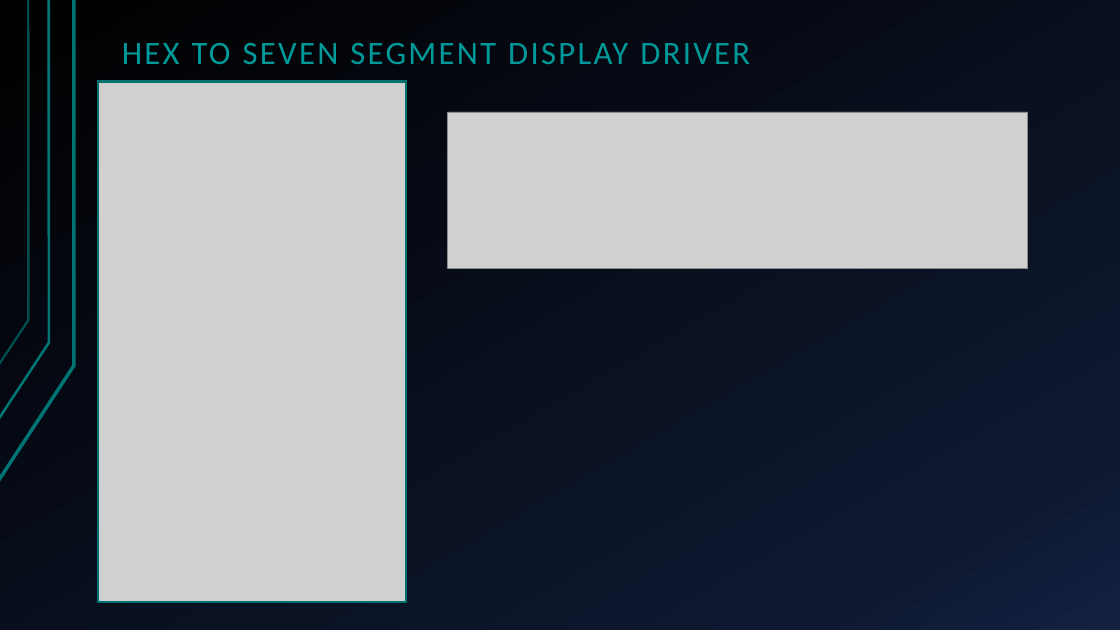
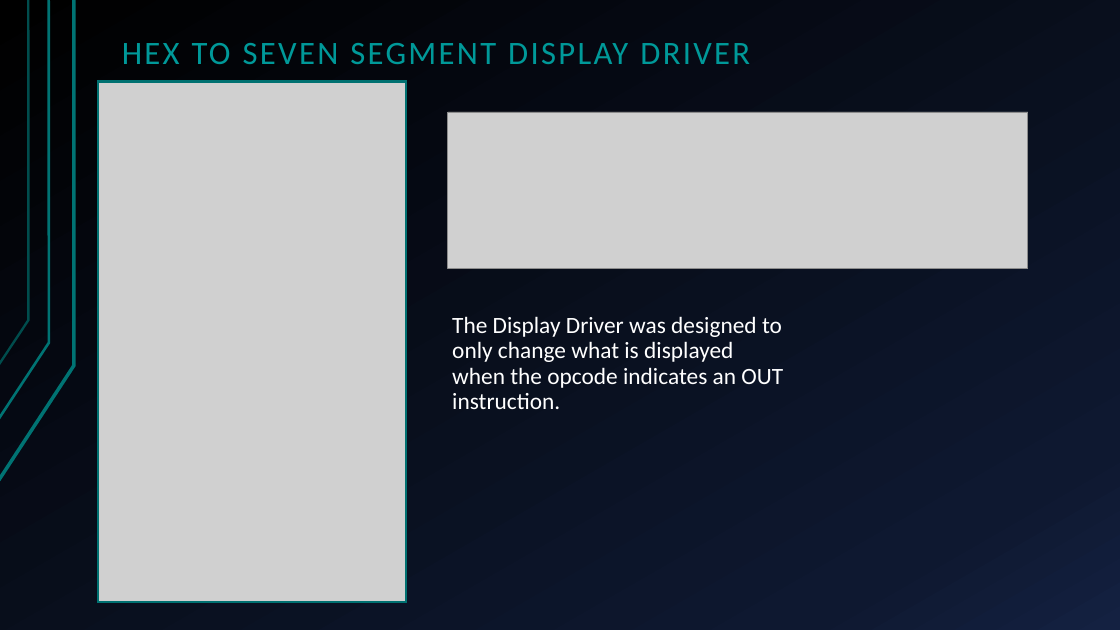
Before and after one commit to HansSanitizer/CENG-450-Project, a slide deck: slide 22 of Documentation/Long-Mann 16-Bit RISC Processor.pptx (slide 13 before the commit). Drawn at 1120x630 pixels with LibreOffice and Linux fonts; fonts in the diff are those of the drawing; grey boxes stand for pictures. Boxes give left, top, right and bottom in pixels: in the first picture for what was removed or moved away, otherwise in the second. Text is boxed around its words. In the diff, an @@ line names an element or a change of style, - is before the commit and + after.

```diff
--- a/Documentation/Long-Mann 16-Bit RISC Processor.pptx
+++ b/Documentation/Long-Mann 16-Bit RISC Processor.pptx
@@ text added at bbox=[452, 316, 783, 409], 20 pt, text #FFFFFF @@
+The Display Driver was designed to only change what is displayed when the opcode indicates an OUT instruction.
```
Also in this commit, not shown: 3 other slides changed, 14 slides added, 1 slide removed.
